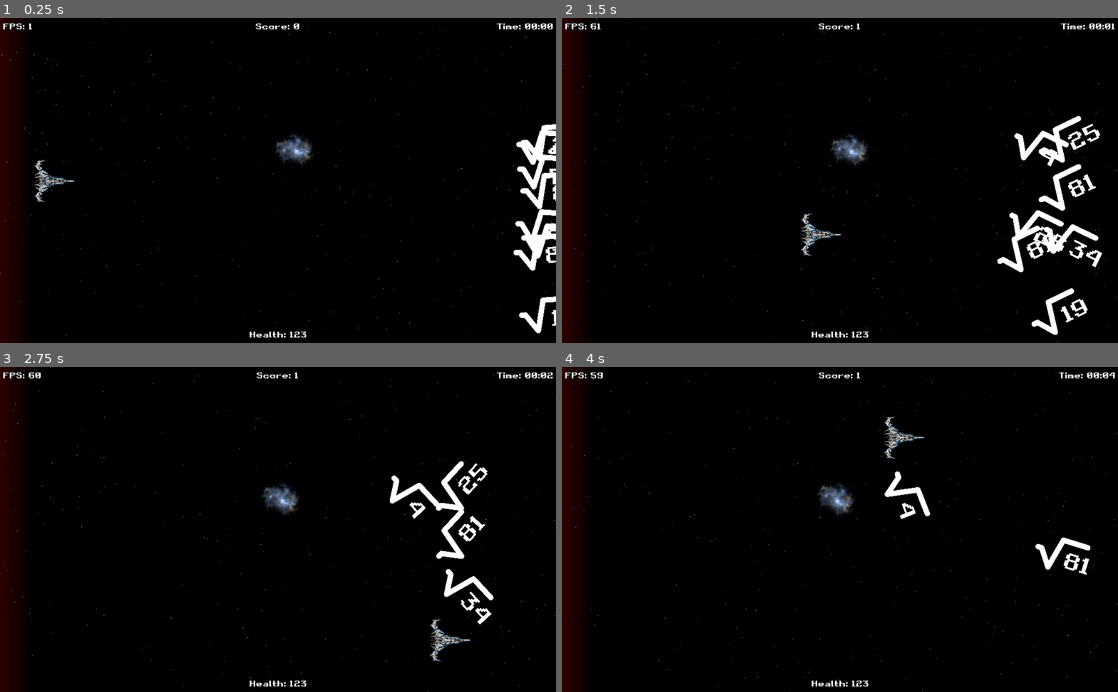
Above: before the commit, frames 1-4 (two rows, left to right).
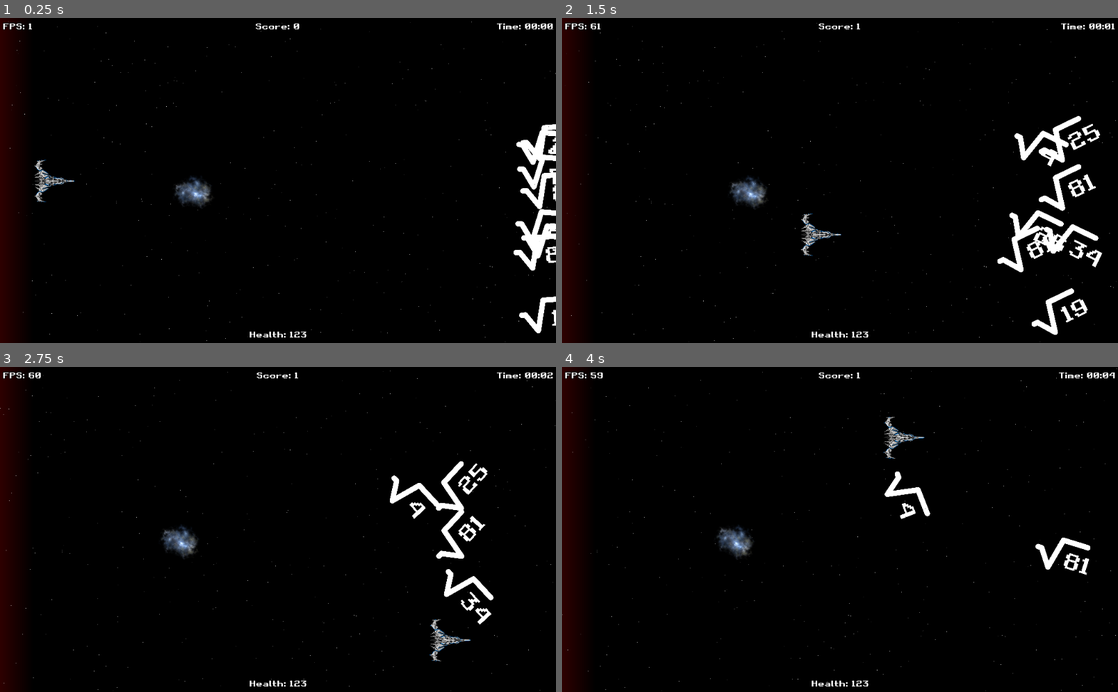
Above: after the commit, the same moments.

Repository: gingerr/ggj-2023-roots-one
Game: Godot game, scene res://Game.tscn
The game is run twice, just before and just after one commit, with the same random seed, the same clock (stepped at 60 frames per second) and the same inputs.
Inputs:
- Up to frame 1 (0.25 s): no input
- Up to frame 2 (1.5 s): tap Enter at 0.5 s; hold Right (ui_right) 0.53-1.28 s; tap Space at 0.77 s; hold Down (ui_down) from 1.28 s (still down)
- Up to frame 3 (2.75 s): tap Space at 1.52 s; release Down (ui_down) at 2.03 s; hold Right (ui_right) from 2.03 s (still down)
- Up to frame 4 (4 s): release Right (ui_right) at 2.78 s; hold Up (ui_up) 2.78-3.53 s; tap Space at 3.02, 3.77 s; hold Left (ui_left) from 3.53 s (still down)

The runs differ from the first frame. In frame 1, 1.0% of the frame differs, in the area x 0-100%, y 0-100%; in frame 2, 1.0%; in frame 3, 1.0%; in frame 4, 1.0%.

Commit message:
.

Diff:
--- a/BackgroundLayer.tscn
+++ b/BackgroundLayer.tscn
@@ -10,5 +10,4 @@
 
 [node name="Nebula" type="Sprite" parent="."]
 scale = Vector2( 0.2, 0.2 )
-z_index = -10
 script = ExtResource( 1 )
--- a/EnemyRoot.gd
+++ b/EnemyRoot.gd
@@ -71,3 +71,5 @@
 		explode()
 		if !is_enemy_good():
 			print("Reduce Player Health")
+		else:
+			HUD.increaseScore(1)
--- a/Game.gd
+++ b/Game.gd
@@ -6,10 +6,8 @@
 var difficulty_level = 100;
 
 onready var squareRootFactory = preload("res://EnemyRoot.tscn")
-onready var background = preload("res://BackgroundLayer.tscn")
 
 func _ready():
-	add_child(background.instance())
 	# todo extract into mob spawn manager
 	call_deferred("spawnEnemy")
 	call_deferred("spawnEnemy")
--- a/Game.tscn
+++ b/Game.tscn
@@ -1,9 +1,10 @@
-[gd_scene load_steps=9 format=2]
+[gd_scene load_steps=10 format=2]
 
 [ext_resource path="res://Player.tscn" type="PackedScene" id=1]
 [ext_resource path="res://resources/spacedeb.mp3" type="AudioStream" id=2]
 [ext_resource path="res://Game.gd" type="Script" id=3]
 [ext_resource path="res://DeathZone.gd" type="Script" id=4]
+[ext_resource path="res://BackgroundLayer.tscn" type="PackedScene" id=5]
 
 [sub_resource type="CanvasItemMaterial" id=2]
 
@@ -18,6 +19,9 @@
 
 [node name="Game" type="Node2D"]
 script = ExtResource( 3 )
+
+[node name="BackgroundLayer" parent="." instance=ExtResource( 5 )]
+layer = 0
 
 [node name="Player" parent="." instance=ExtResource( 1 )]
 position = Vector2( 50, 0 )
